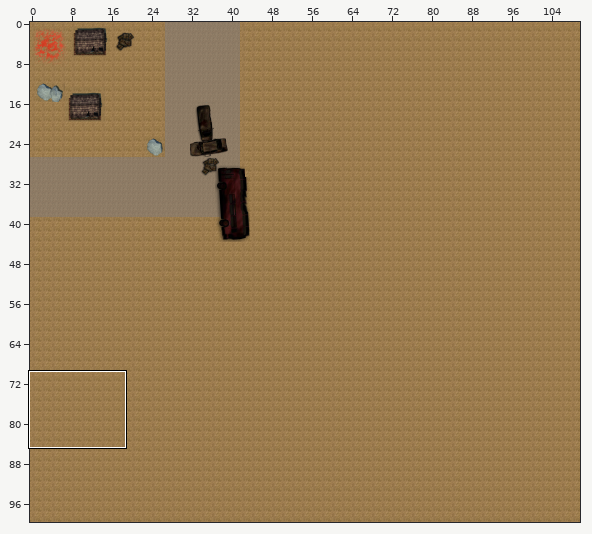
Tiled map: mappp.tmx. The first picture is a wide view before the edit; the outline marks the close-up.
Close-up. Before the edit:
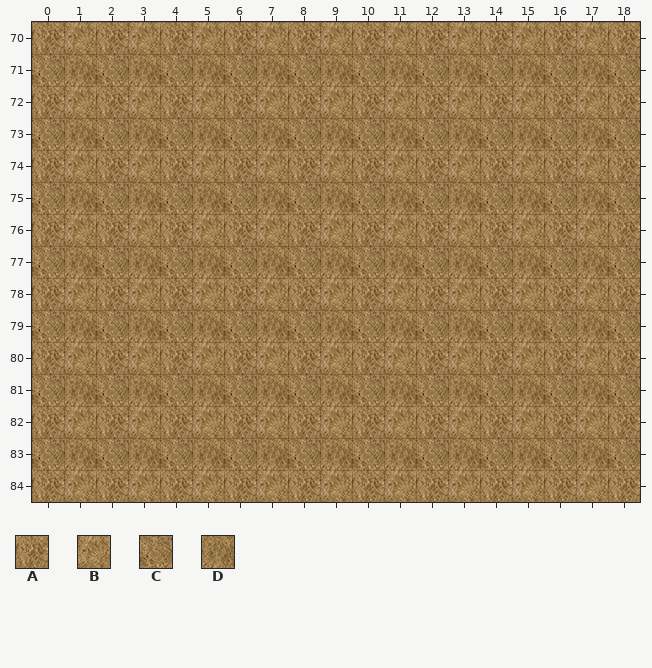
Cells are 32x32 px. Shown: x 0..18, y 70..84. The commit also changed other parts of the map, which this record leaves out.
Key: from "tiled": A 2, B 3, C 34, D 35.
_ is an empty cell.
Layers that did not change in this view are not listed.
Layer "Слой тайлов 1" before, first column x 0:
70 ABABABABABABABABABA
71 CDCDCDCDCDCDCDCDCDC
72 ABABABABABABABABABA
73 CDCDCDCDCDCDCDCDCDC
74 ABABABABABABABABABA
75 CDCDCDCDCDCDCDCDCDC
76 ABABABABABABABABABA
77 CDCDCDCDCDCDCDCDCDC
78 ABABABABABABABABABA
79 CDCDCDCDCDCDCDCDCDC
80 ABABABABABABABABABA
81 CDCDCDCDCDCDCDCDCDC
82 ABABABABABABABABABA
83 CDCDCDCDCDCDCDCDCDC
84 ABABABABABABABABABA
The result:
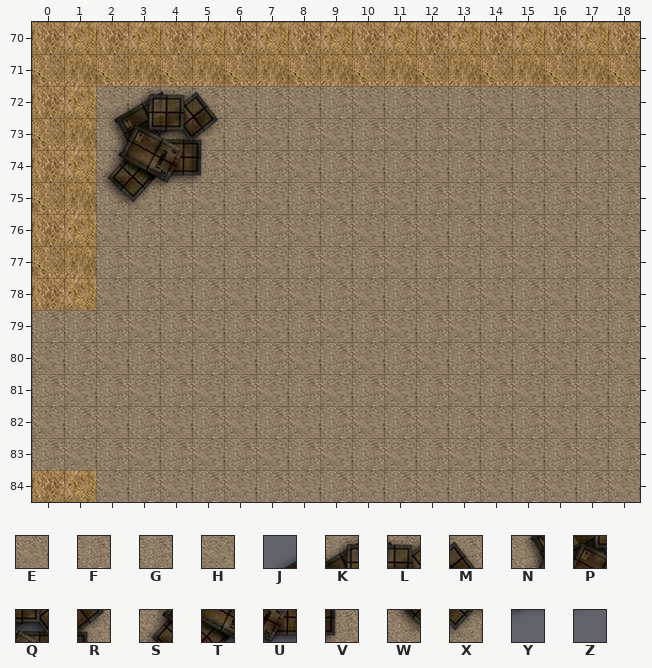
Further tiles: from "tiled": E 0, F 1, G 32, H 33, J 128, K 129, L 130, M 131, N 160, P 161, Q 162, R 163, S 192, T 193, U 194, V 195, W 224, X 225, Y 226, Z 227.
See-through tiles are keyed as they look on the map.
Change:
{"where": "layer \"Слой тайлов 1\""}
{"y":72,"x":2,"old":"ABABABABABABABABA","new":"EFEFEFEFEFEFEFEFE"}
{"y":73,"x":2,"old":"CDCDCDCDCDCDCDCDC","new":"GHGHGHGHGHGHGHGHG"}
{"y":74,"x":2,"old":"ABABABABABABABABA","new":"EFEFEFEFEFEFEFEFE"}
{"y":75,"x":2,"old":"CDCDCDCDCDCDCDCDC","new":"GHGHGHGHGHGHGHGHG"}
{"y":76,"x":2,"old":"ABABABABABABABABA","new":"EFEFEFEFEFEFEFEFE"}
{"y":77,"x":2,"old":"CDCDCDCDCDCDCDCDC","new":"GHGHGHGHGHGHGHGHG"}
{"y":78,"x":2,"old":"ABABABABABABABABA","new":"EFEFEFEFEFEFEFEFE"}
{"y":79,"x":0,"old":"CDCDCDCDCDCDCDCDCDC","new":"FFGHGHGHGHGHGHGHGHG"}
{"y":80,"x":0,"old":"ABABABABABABABABABA","new":"EFEFEFEFEFEFEFEFEFE"}
{"y":81,"x":0,"old":"CDCDCDCDCDCDCDCDCDC","new":"GHGHGHGHGHGHGHGHGHG"}
{"y":82,"x":0,"old":"ABABABABABABABABABA","new":"EFEFEFEFEFEFEFEFEFE"}
{"y":83,"x":0,"old":"CDCDCDCDCDCDCDCDCDC","new":"GHGHGHGHGHGHGHGHGHG"}
{"y":84,"x":2,"old":"ABABABABABABABABA","new":"EFEFEFEFEFEFEFEFE"}
{"where": "layer \"Слой тайлов 2\""}
{"y":72,"x":2,"old":"____","new":"JKLM"}
{"y":73,"x":2,"old":"____","new":"NPQR"}
{"y":74,"x":2,"old":"____","new":"STUV"}
{"y":75,"x":2,"old":"____","new":"WXYZ"}
